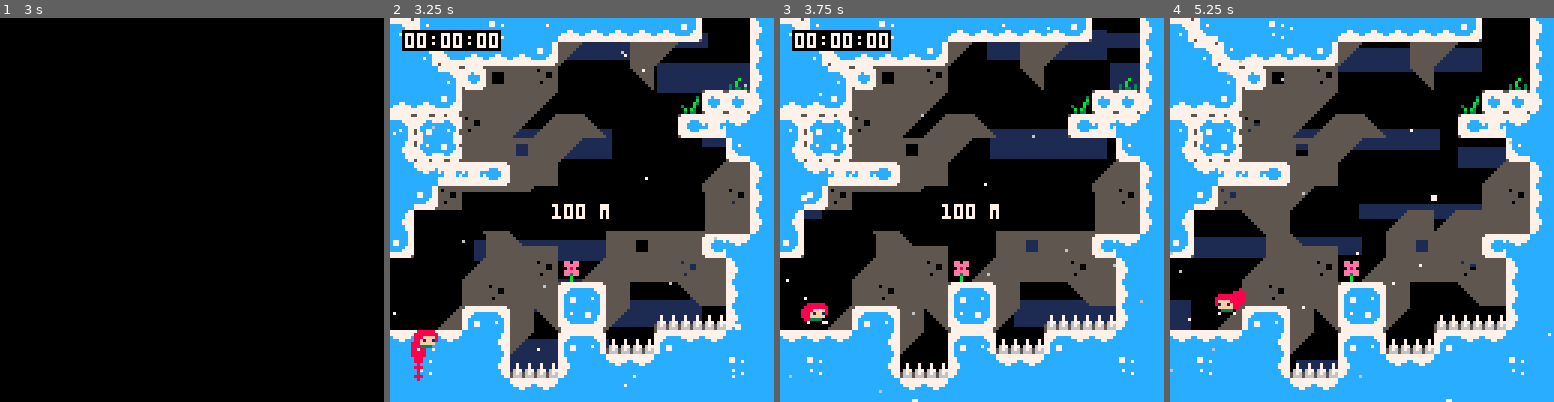
Above: before the commit, frames 1-4 (left to right).
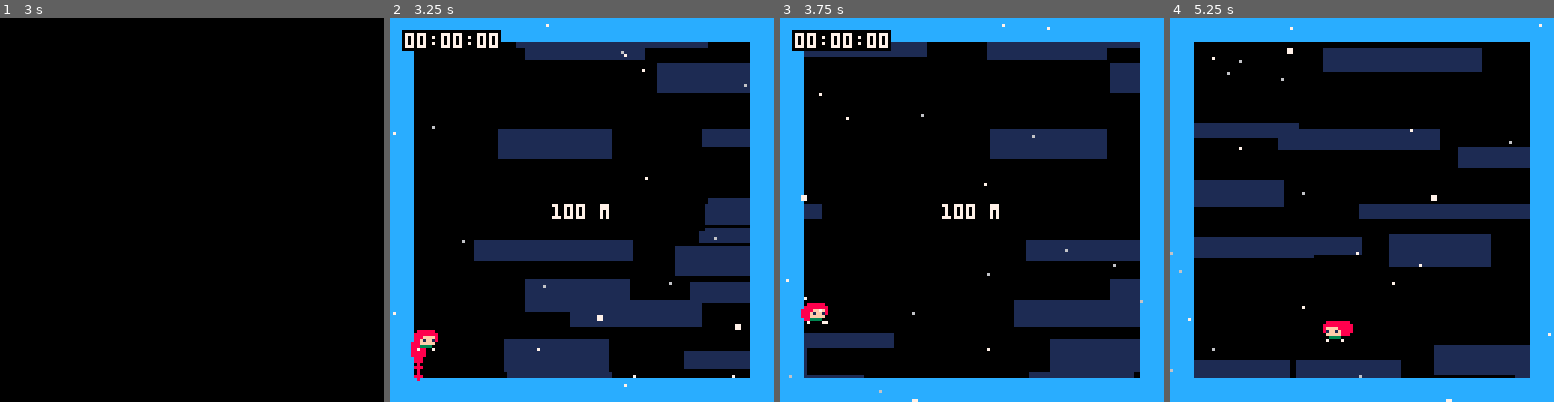
Above: after the commit, the same moments.

Repository: CelesteClassic/smalleste
Game: PICO-8 cartridge smalleste.p8
The game is run twice, just before and just after one commit, with the same random seed, the same clock (stepped at 60 frames per second) and the same inputs.
Inputs:
- Up to frame 1 (3 s): tap X (X key) at 0.33, 1.07, 1.85, 2.97 s; tap O (Z key) at 0.7, 1.7, 2.1, 2.5, 2.9 s; hold Right 1.6-2.1 s; hold Up 2.15-2.42 s; hold Right from 2.47 s (still down)
- Up to frame 2 (3.25 s): release Right at 3.03 s; hold Left from 3.08 s (still down)
- Up to frame 3 (3.75 s): tap O (Z key) at 3.3, 3.7 s; release Left at 3.58 s; hold Down from 3.63 s (still down)
- Up to frame 4 (5.25 s): release Down at 3.97 s; hold Right 4.02-4.68 s; tap X (X key) at 4.08, 5.2 s; tap O (Z key) at 4.1, 4.5, 4.9 s; hold Up 4.73-5.03 s; hold Left from 5.08 s (still down)

Frame 1 is identical in both runs. In frame 2, 49% of the frame differs, in the area x 0-97%, y 0-97%; in frame 3, 50%; in frame 4, 53%.

Commit message:
Trailing whitespaces police.

Diff:
--- a/smalleste.p8
+++ b/smalleste.p8
@@ -1044,7 +1044,7 @@
   if delay_restart>0 then
     delay_restart-=1
     if delay_restart==0 then
-      load_room(room.x,room.y)
+      load_room(0,0)
     end
   end
 
@@ -1488,22 +1488,22 @@
 0000000000000000000000000000000004020000000000000000000200000000030303030303030304040402020000000303030303030303040404020202020200001313131302020302020202020002000013131313020204020202020202020000131313130004040202020202020200001313131300000002020202020202
 0000000000000000000000000000000000000000000000000000000000000000000000000000000000000000000000000000000000000000000000000000000000000000000000000000000000000000000000000000000000000000000000000000000000000000000000000000000000000000000000000000000000000000
 __map__
-2331252548252532323232323300002425262425252631323232252628282824252525252525323328382828312525253232323233000000313232323232323232330000002432323233313232322525252525482525252525252526282824252548252525262828282824254825252526282828283132323225482525252525
-252331323232332900002829000000242526313232332828002824262a102824254825252526002a2828292810244825282828290000000028282900000000002810000000372829000000002a2831482525252525482525323232332828242525254825323338282a283132252548252628382828282a2a2831323232322525
-252523201028380000002a0000003d24252523201028292900282426003a382425252548253300002900002a0031252528382900003a676838280000000000003828393e003a2800000000000028002425253232323232332122222328282425252532332828282900002a283132252526282828282900002a28282838282448
-3232332828282900000000003f2020244825262828290000002a243300002a2425322525260000000000000000003125290000000021222328280000000000002a2828343536290000000000002839242526212223202123313232332828242548262b000000000000001c00003b242526282828000000000028282828282425
-2340283828293a2839000000343522252548262900000000000030000000002433003125333d3f00000000000000003100001c3a3a31252620283900000000000010282828290000000011113a2828313233242526103133202828282838242525262b000000000000000000003b2425262a2828670016002a28283828282425
-263a282828102829000000000000312525323300000000110000370000003e2400000037212223000000000000000000395868282828242628290000000000002a2828290000000000002123283828292828313233282829002a002a2828242525332b0c00000011110000000c3b314826112810000000006828282828282425
-252235353628280000000000003a282426003d003a3900270000000000002125001a000024252611111111000000002c28382828283831332800000017170000002a000000001111000024261028290028281b1b1b282800000000002a2125482628390000003b34362b000000002824252328283a67003a28282829002a3132
-25333828282900000000000000283824252320201029003039000000005824480000003a31323235353536675800003c282828281028212329000000000000000000000000003436003a2426282800003828390000002a29000000000031323226101000000000282839000000002a2425332828283800282828390000001700
-2600002a28000000003a283a2828282425252223283900372858390068283132000000282828282820202828283921222829002a28282426000000000000000000000000000020382828312523000000282828290000000000163a67682828003338280b00000010382800000b00003133282828282868282828280000001700
-330000002867580000281028283422252525482628286720282828382828212200003a283828102900002a28382824252a0000002838242600000017170000000000000000002728282a283133390000282900000000000000002a28282829002a2839000000002a282900000000000028282838282828282828290000000000
-0000003a2828383e3a2828283828242548252526002a282729002a28283432250000002a282828000000002810282425000000002a282426000000000000000000000000000037280000002a28283900280000003928390000000000282800000028290000002a2828000000000000002a282828281028282828675800000000
-0000002838282821232800002a28242532322526003a2830000000002a28282400000000002a281111111128282824480000003a28283133000000000000171700013f0000002029000000003828000028013a28281028580000003a28290000002a280c0000003a380c00000000000c00002a2828282828292828290000003a
-00013a2123282a313329001111112425002831263a3829300000000000002a310000000000002834222236292a0024253e013a3828292a00000000000000000035353536000020000000003d2a28671422222328282828283900582838283d00003a290000000028280000000000000000002a28282a29000058100012002a28
-22222225262900212311112122222525002a3837282900301111110000003a2800013f0000002a282426290000002425222222232900000000000000171700002a282039003a2000003a003435353535252525222222232828282810282821220b10000000000b28100000000b0000002c00002838000000002a283917000028
-2548252526111124252222252525482500012a2828673f242222230000003828222223000012002a24260000001224252525252600000000171700000000000000382028392827080028676820282828254825252525262a28282122222225253a28013d0000006828390000000000003c0168282800171717003a2800003a28
-25252525252222252525252525252525222222222222222525482667586828282548260000270000242600000021252525254826171700000000000000000000002a2028102830003a282828202828282525252548252600002a2425252548252821222300000028282800000000000022222223286700000000282839002838
+2525252525252525252525252525252500000000000000000000000000000000000000000000000000000000000000003232323233000000313232323232323232330000002432323233313232322525252525482525252525252526282824252548252525262828282824254825252526282828283132323225482525252525
+250000000000000000000000000000250000000000000000000000000000000000000000000000000000000000000000282828290000000028282900000000002810000000372829000000002a2831482525252525482525323232332828242525254825323338282a283132252548252628382828282a2a2831323232322525
+25000000000000000000000000000025000000000000000000000000000000000000000000000000000000000000000028382900003a676838280000000000003828393e003a2800000000000028002425253232323232332122222328282425252532332828282900002a283132252526282828282900002a28282838282448
+250000000000000000000000000000250000000000000000000000000000000000000000000000000000000000000000290000000021222328280000000000002a2828343536290000000000002839242526212223202123313232332828242548262b000000000000001c00003b242526282828000000000028282828282425
+25000000000000000000000000000025000000000000000000000000000000000000000000000000000000000000000000001c3a3a31252620283900000000000010282828290000000011113a2828313233242526103133202828282838242525262b000000000000000000003b2425262a2828670016002a28283828282425
+250000000000000000000000000000250000000000000000000000000000000000000000000000000000000000000000395868282828242628290000000000002a2828290000000000002123283828292828313233282829002a002a2828242525332b0c00000011110000000c3b314826112810000000006828282828282425
+25000000000000000000000000000025000000000000000000000000000000000000000000000000000000000000000028382828283831332800000017170000002a000000001111000024261028290028281b1b1b282800000000002a2125482628390000003b34362b000000002824252328283a67003a28282829002a3132
+250000000000000000000000000000250000000000000000000000000000000000000000000000000000000000000000282828281028212329000000000000000000000000003436003a2426282800003828390000002a29000000000031323226101000000000282839000000002a2425332828283800282828390000001700
+2500000000000000000000000000002500000000000000000000000000000000000000000000000000000000000000002829002a28282426000000000000000000000000000020382828312523000000282828290000000000163a67682828003338280b00000010382800000b00003133282828282868282828280000001700
+2500000000000000000000000000002500000000000000000000000000000000000000000000000000000000000000002a0000002838242600000017170000000000000000002728282a283133390000282900000000000000002a28282829002a2839000000002a282900000000000028282838282828282828290000000000
+250000000000000000000000000000250000000000000000000000000000000000000000000000000000000000000000000000002a282426000000000000000000000000000037280000002a28283900280000003928390000000000282800000028290000002a2828000000000000002a282828281028282828675800000000
+2500000000000000000000000000002500000000000000000000000000000000000000000000000000000000000000000000003a28283133000000000000171700013f0000002029000000003828000028013a28281028580000003a28290000002a280c0000003a380c00000000000c00002a2828282828292828290000003a
+2501000000000000000000000000002500010000000000000000000000000000000100000000000000000000000000003e013a3828292a00000000000000000035353536000020000000003d2a28671422222328282828283900582838283d00003a290000000028280000000000000000002a28282a29000058100012002a28
+250000000000000000000000000000250000000000000000000000000000000000000000000000000000000000000000222222232900000000000000171700002a282039003a2000003a003435353535252525222222232828282810282821220b10000000000b28100000000b0000002c00002838000000002a283917000028
+2500000000000000000000000000002500000000000000000000000000000000000000000000000000000000000000002525252600000000171700000000000000382028392827080028676820282828254825252525262a28282122222225253a28013d0000006828390000000000003c0168282800171717003a2800003a28
+25252525252525252525252525252525000000000000000000000000000000000000000000000000000000000000000025254826171700000000000000000000002a2028102830003a282828202828282525252548252600002a2425252548252821222300000028282800000000000022222223286700000000282839002838
 2532330000002432323232323232252525252628282828242532323232254825253232323232323225262828282448252525253300000000000000000000005225253232323233313232323233282900262829286700000000002828313232322525253233282800312525482525254825254826283828313232323232322548
 26282800000030402a282828282824252548262838282831333828290031322526280000163a28283133282838242525482526000000000000000000000000522526000016000000002a10282838390026281a3820393d000000002a3828282825252628282829003b2425323232323232323233282828282828102828203125
 3328390000003700002a3828002a2425252526282828282028292a0000002a313328111111282828000028002a312525252526000000000000000000000000522526000000001111000000292a28290026283a2820102011111121222328281025252628382800003b24262b002a2a38282828282829002a2800282838282831
